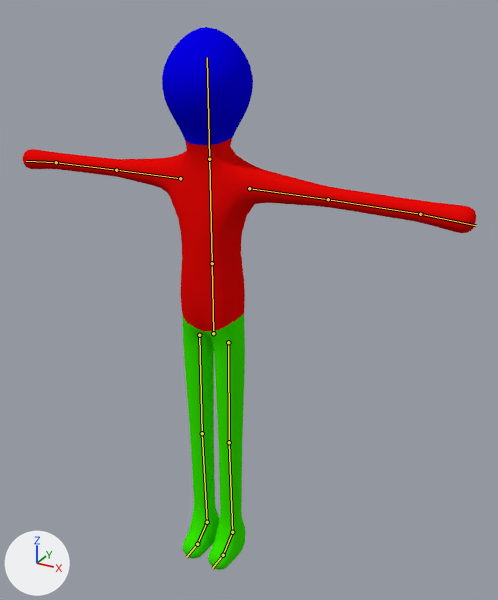
Two versions of the Blender file Assets/Blenders/NOCHuman.blend, one commit apart.
Before and after are seen from a 50 mm lens placed at (1.069, -1.705, 1.864), pointed at (0.08, 0.092, 0.965). Arrows for +X, +Y and +Z are at lower left; the lights stay in place. The bones that bend it are drawn over the model as lines.

Objects in the first picture: 'Human'.
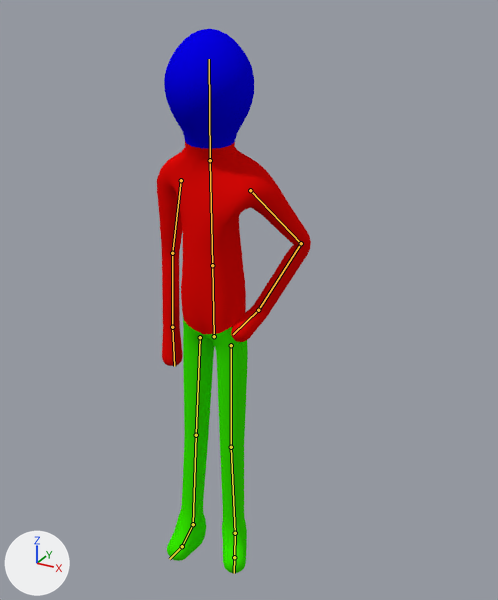
The newer file adds an action. The first version stands in its rest pose; the second is drawn at frame 74 of the action 'StaticLeftAkimbo'.

Edits to the scene script, one JSON object a line:
```json
{"block": "bone_hip", "where": "bone_hip = bpy.data.objects['Armature'].pose.bones['Hip']  # child of 'Root'"}
{"op": "set", "path": "bone_hip.location", "old": "(0.0, 0.0, 0.0)", "new": "(0.011, -0.001, 0.013)"}
{"block": "bone_head", "where": "bone_head = bpy.data.objects['Armature'].pose.bones['Head']  # child of 'Spine'"}
{"op": "set", "path": "bone_head.rotation_quaternion", "old": "(1.0, 0.0, 0.0, 0.0)", "new": "(0.943, 0.033, 0.33, -0.013)", "note": "degrees (0, 0, 0) -> degrees (4, 39, 0)"}
{"block": "bone_upper_arm_l", "where": "bone_upper_arm_l = bpy.data.objects['Armature'].pose.bones['Upper Arm.L']  # child of 'Spine'"}
{"op": "set", "path": "bone_upper_arm_l.rotation_quaternion", "old": "(1.0, 0.0, 0.0, 0.0)", "new": "(0.821, -0.401, -0.22, -0.342)", "note": "degrees (0, 0, 0) -> degrees (-41, -39, -30)"}
{"block": "bone_lower_arm_l", "where": "bone_lower_arm_l = bpy.data.objects['Armature'].pose.bones['Lower Arm.L']  # child of 'Upper Arm.L'"}
{"op": "set", "path": "bone_lower_arm_l.rotation_quaternion", "old": "(1.0, 0.0, 0.0, 0.0)", "new": "(0.816, -0.164, 0.014, -0.554)", "note": "degrees (0, 0, 0) -> degrees (-17, -9, -67)"}
{"block": "bone_hand_l", "where": "bone_hand_l = bpy.data.objects['Armature'].pose.bones['Hand.L']  # child of 'Lower Arm.L'"}
{"op": "set", "path": "bone_hand_l.rotation_quaternion", "old": "(1.0, 0.0, 0.0, 0.0)", "new": "(0.868, 0.308, 0.035, -0.388)", "note": "degrees (0, 0, 0) -> degrees (32, 17, -43)"}
{"block": "bone_upper_arm_r", "where": "bone_upper_arm_r = bpy.data.objects['Armature'].pose.bones['Upper Arm.R']  # child of 'Spine'"}
{"op": "set", "path": "bone_upper_arm_r.rotation_quaternion", "old": "(1.0, 0.0, 0.0, 0.0)", "new": "(0.769, 0.0, 0.0, 0.639)", "note": "degrees (0, 0, 0) -> degrees (0, 0, 79)"}
{"block": "bone_lower_arm_r", "where": "bone_lower_arm_r = bpy.data.objects['Armature'].pose.bones['Lower Arm.R']  # child of 'Upper Arm.R'"}
{"op": "set", "path": "bone_lower_arm_r.rotation_quaternion", "old": "(1.0, 0.0, 0.0, 0.0)", "new": "(0.996, 0.029, 0.003, 0.08)", "note": "degrees (0, 0, 0) -> degrees (3, 0, 9)"}
{"block": "bone_foot_l", "where": "bone_foot_l = bpy.data.objects['Armature'].pose.bones['Foot.L']  # child of 'Lower Leg.L'"}
{"op": "set", "path": "bone_foot_l.location", "old": "(0.0, 0.0, 0.0)", "new": "(0.006, 0.0, 0.0)"}
{"op": "set", "path": "bone_foot_l.rotation_quaternion", "old": "(1.0, 0.0, 0.0, 0.0)", "new": "(0.97, 0.002, -0.145, 0.193)", "note": "degrees (0, 0, 0) -> degrees (-3, -16, 23)"}
{"block": "bone_foot_r", "where": "bone_foot_r = bpy.data.objects['Armature'].pose.bones['Foot.R']  # child of 'Lower Leg.R'"}
{"op": "set", "path": "bone_foot_r.location", "old": "(0.0, 0.0, 0.0)", "new": "(0.028, 0.027, 0.025)"}
{"op": "set", "path": "bone_foot_r.rotation_quaternion", "old": "(1.0, 0.0, 0.0, 0.0)", "new": "(0.999, 0.0, 0.021, -0.028)", "note": "degrees (0, 0, 0) -> degrees (0, 2, -3)"}
{"block": "bone_leg_ik_l", "where": "bone_leg_ik_l = bpy.data.objects['Armature'].pose.bones['Leg IK.L']  # child of 'Root'"}
{"op": "set", "path": "bone_leg_ik_l.location", "old": "(0.0, 0.0, 0.0)", "new": "(0.011, 0.001, 0.0)"}
{"op": "set", "path": "bone_leg_ik_l.rotation_quaternion", "old": "(1.0, 0.0, 0.0, 0.0)", "new": "(0.985, -0.002, 0.002, 0.172)", "note": "degrees (0, 0, 0) -> degrees (0, 0, 20)"}
{"block": "bone_pole_target_l", "where": "bone_pole_target_l = bpy.data.objects['Armature'].pose.bones['Pole Target.L']  # child of 'Root'"}
{"op": "set", "path": "bone_pole_target_l.location", "old": "(0.0, 0.0, 0.0)", "new": "(0.078, 0.009, -0.016)"}
{"block": "bone_leg_ik_r", "where": "bone_leg_ik_r = bpy.data.objects['Armature'].pose.bones['Leg IK.R']  # child of 'Root'"}
{"op": "set", "path": "bone_leg_ik_r.location", "old": "(0.0, 0.0, 0.0)", "new": "(-0.038, -0.037, 0.0)"}
{"block": "bone_pole_target_r", "where": "bone_pole_target_r = bpy.data.objects['Armature'].pose.bones['Pole Target.R']  # child of 'Root'"}
{"op": "set", "path": "bone_pole_target_r.location", "old": "(0.0, 0.0, 0.0)", "new": "(-0.078, 0.0, 0.0)"}
```

Pixel boxes [x1, y1, x2, y2] of what changed, in the pictures (498 x 600 px):
```json
{"object": "Human", "change": "posed", "before": [23, 27, 476, 570], "after": [157, 29, 311, 573], "on screen": "66% narrower"}
{"bone": "Hip", "before": "(213, 333) to (212, 263)", "after": "(214, 336) to (212, 265)"}
{"bone": "Head", "before": "(209, 159) to (207, 57)", "after": "(210, 160) to (209, 59)"}
{"bone": "Upper Arm.L", "before": "(249, 188) to (328, 199)", "after": "(250, 190) to (301, 243)"}
{"bone": "Lower Arm.L", "before": "(328, 199) to (420, 214)", "after": "(301, 243) to (258, 310)"}
{"bone": "Hand.L", "before": "(420, 214) to (475, 225)", "after": "(258, 310) to (233, 334)"}
{"bone": "Upper Arm.R", "before": "(180, 178) to (116, 170)", "after": "(181, 180) to (172, 253)"}
{"bone": "Lower Arm.R", "before": "(116, 170) to (56, 162)", "after": "(172, 253) to (172, 327)"}
{"bone": "Foot.L", "before": "(232, 532) to (223, 555)", "after": "(235, 533) to (234, 557)"}
{"bone": "Foot.R", "before": "(207, 522) to (197, 544)", "after": "(193, 524) to (182, 546)"}
```
